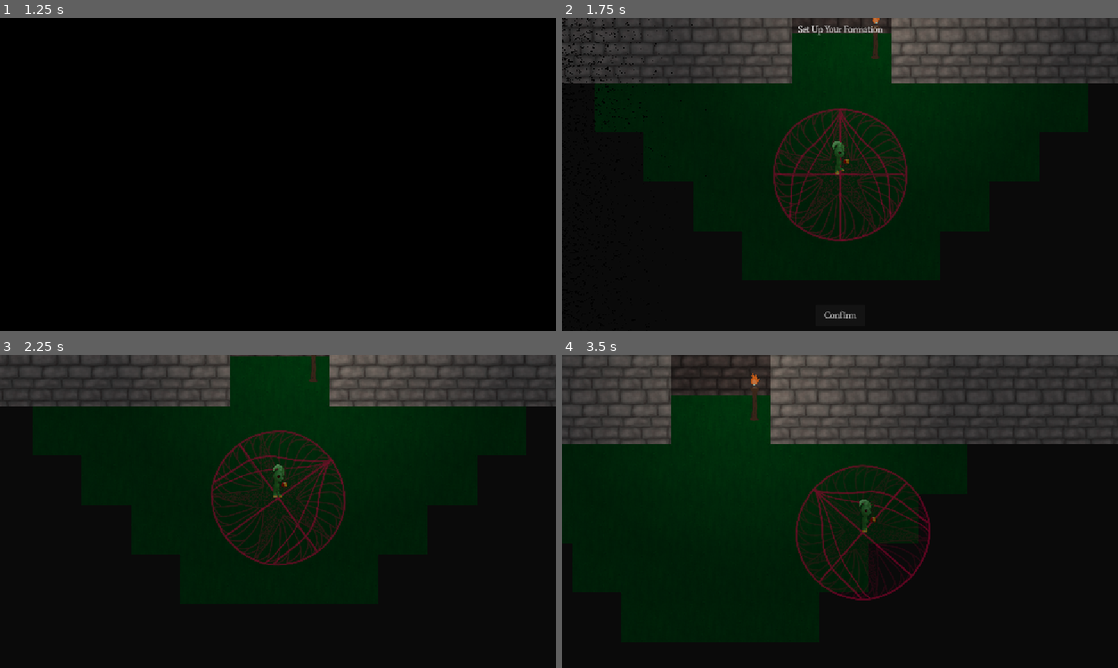
Above: before the commit, frames 1-4 (two rows, left to right).
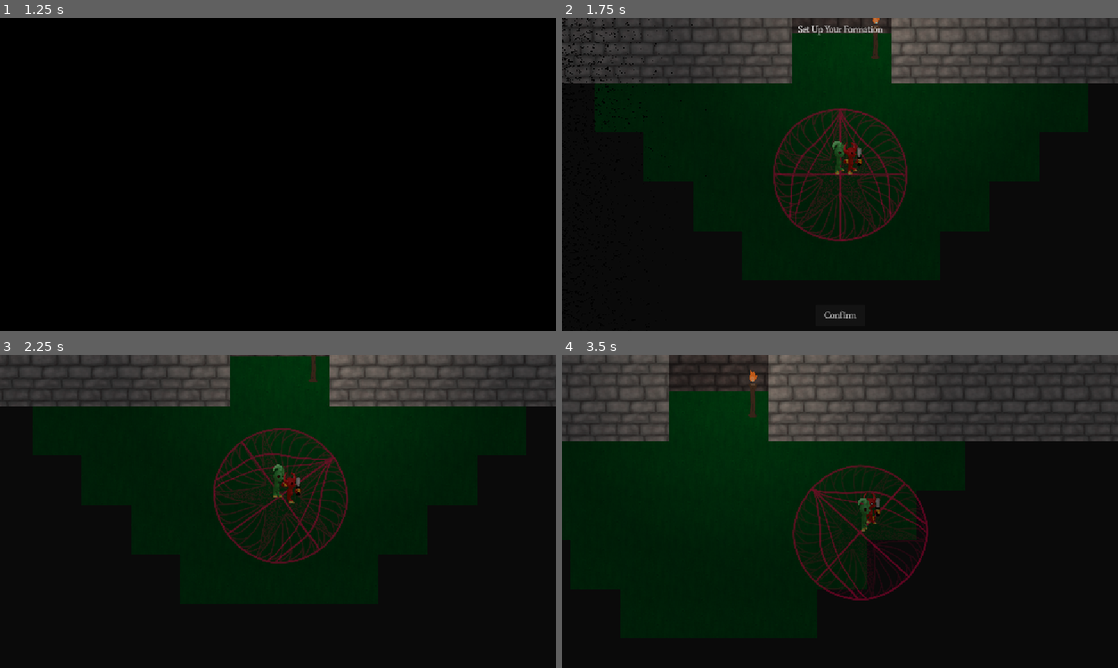
Above: after the commit, the same moments.

Repository: HoneyPony/impish-descent-future
Game: Godot game, scene res://MainMenu.tscn
Same seed, same stepped clock (60 frames per second), same inputs: the game is played once before the commit and once after it.
Inputs (mouse positions are in pixels of both pictures, inside the frame that each line leads up to):
- Up to frame 1 (1.25 s): click "Play" at 0.5 s
- Up to frame 2 (1.75 s): click "Confirm" at 1.25 s
- Up to frame 3 (2.25 s): click "Confirm" at 2 s
- Up to frame 4 (3.5 s): move the mouse to (840, 442) at 2.77 s; press the mouse at (840, 442) at 2.78 s; hold D (player_right) from 2.78 s (still down)

Frame 1 is identical in both runs. In frame 2, 0.2% of the frame differs, in the area x 50-54%, y 39-50%; in frame 3, 3.9%; in frame 4, 7.0%, in the area x 0-100%, y 0-79%.

Commit message:
Fix second imp selection

Diff:
--- a/ui/reward_ui.gd
+++ b/ui/reward_ui.gd
@@ -103,6 +103,7 @@
 		var second_set = choose_three_imps(require_combat)
 		for i in range(0, 3):
 			second_imp[i].setup_as_imp(second_set[i])
+		second_imp[0].select_self()
 
 	if relic:
 		var first = GS.avail_relics.pick_random()
